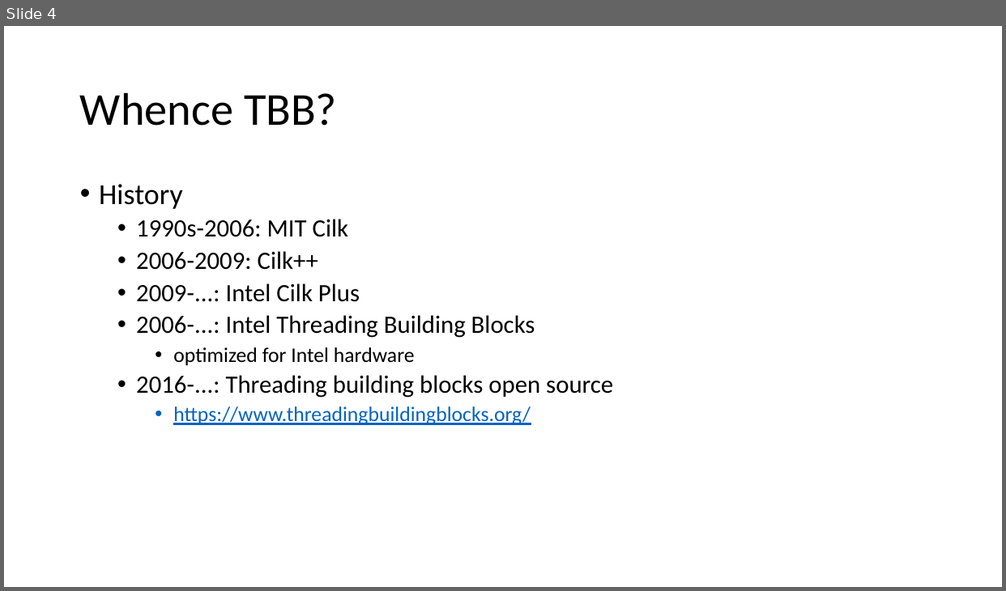
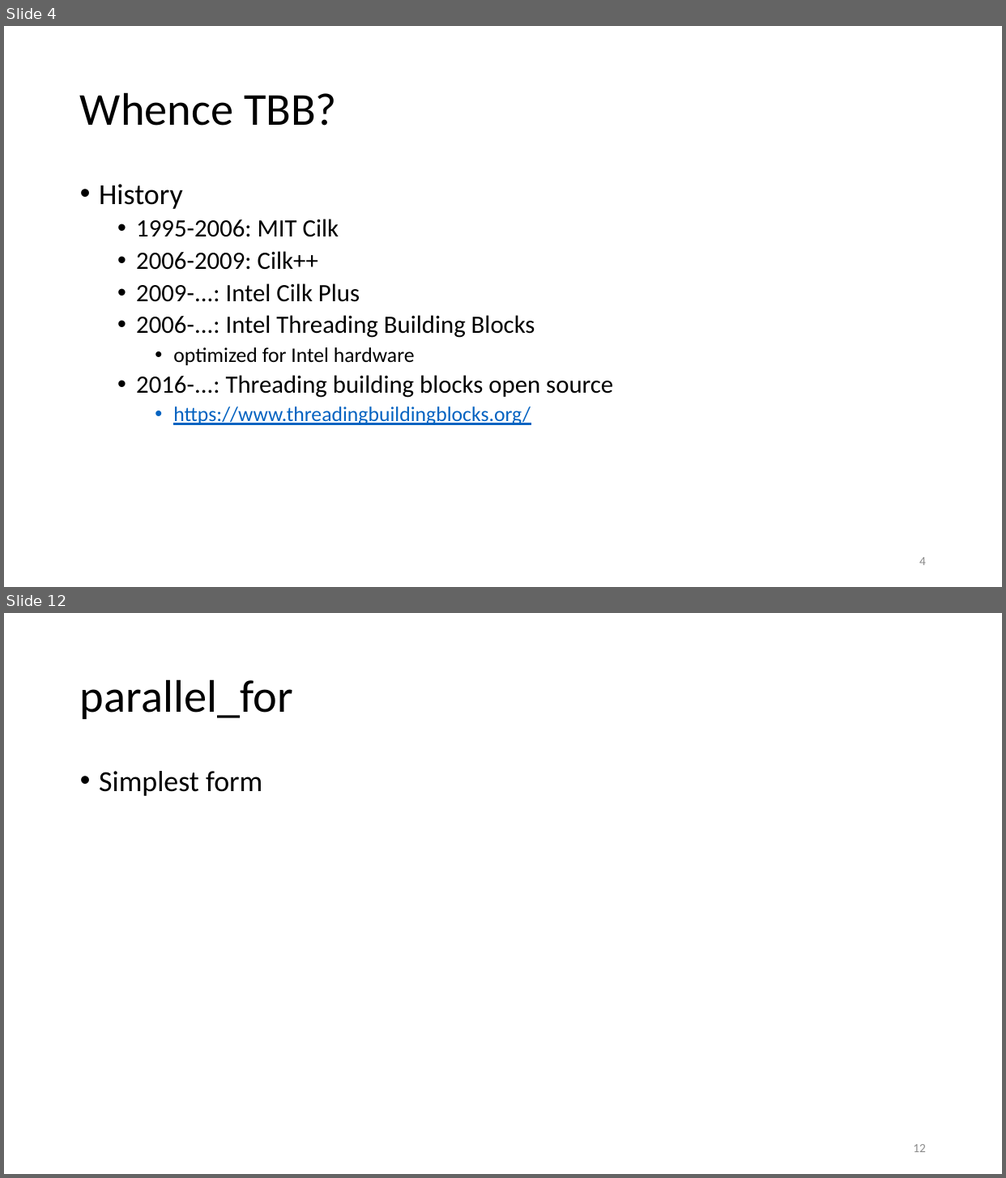
Before and after one commit to gjbex/training-material, a slide deck: CPlusPlus/Tbb/tbb.pptx. Shown one above the other, each under a label of ours: slide 4 before the commit, slides 4 and 12 after it; the slides between them are not shown. The pictures are 1006x591 and 1006x1178 pixels, drawn with LibreOffice and Linux fonts; fonts in the diff are those of the drawing. Boxes give left, top, right and bottom in pixels: in the first picture for what was removed or moved away, otherwise in the second. Text is boxed around its words. In the diff, an @@ line names an element or a change of style, - is before the commit and + after.

```diff
--- a/CPlusPlus/Tbb/tbb.pptx
+++ b/CPlusPlus/Tbb/tbb.pptx
@@ slide 12 added at box(4, 613, 1002, 1174), background #FFFFFF @@
@@ title added at box(80, 679, 293, 719), 44 pt, text #000000 @@
+parallel_for
@@ text added at box(99, 771, 262, 796), 28 pt, text #000000 @@
+• Simplest form
@@ page number added at box(913, 1144, 926, 1152), 12 pt, text #8C8C8C @@
+12
@@ slide 4 changed as well @@
@@ text at box(136, 219, 339, 237): text changed @@
-  • 1990s-2006: MIT Cilk
+  • 1995-2006: MIT Cilk
@@ page number added at box(919, 557, 926, 565), 12 pt, text #8C8C8C @@
+4
```
Also in this commit, not shown: 3 other slides changed, 7 other slides added.
